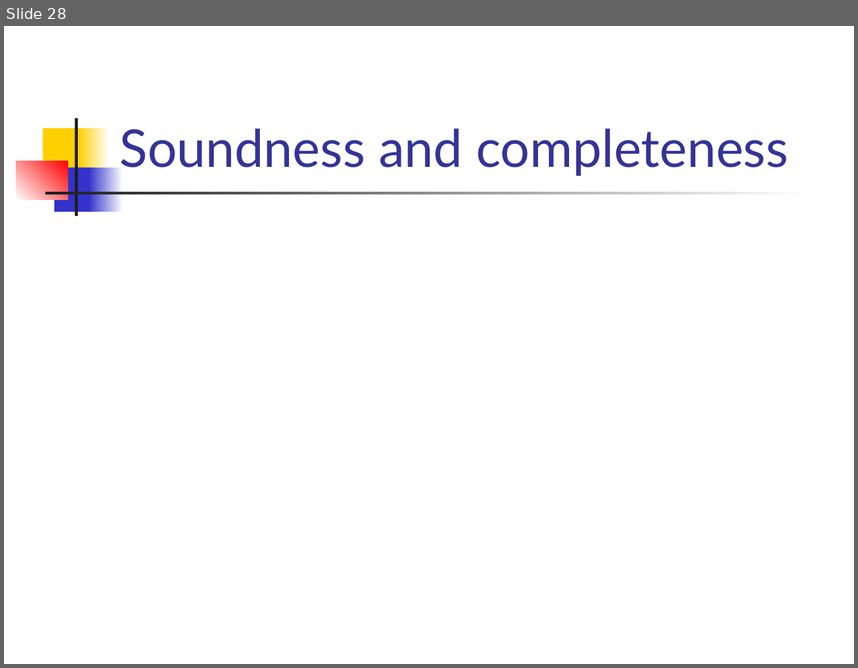
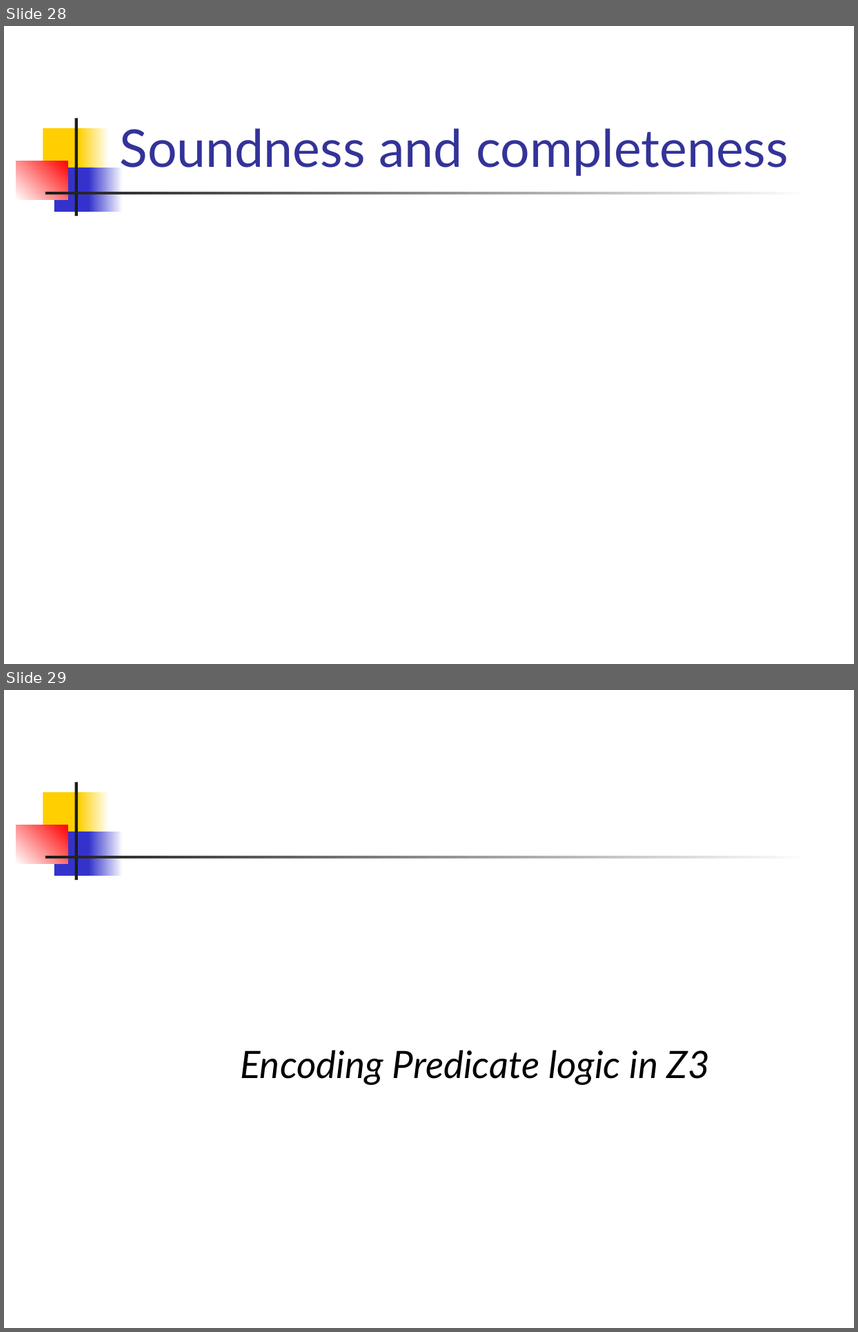
Before and after one commit to csslab-ustc/csslab-ustc.github.io, a slide deck: courses/theory/slides/lec08-predlogic.pptx. Shown one above the other, each under a label of ours: slide 28 before the commit, slides 28 and 29 after it. The pictures are 858x668 and 858x1332 pixels, drawn with LibreOffice and Linux fonts; fonts in the diff are those of the drawing; grey boxes stand for pictures. Boxes give left, top, right and bottom in pixels: in the first picture for what was removed or moved away, otherwise in the second. Text is boxed around its words. In the diff, an @@ line names an element or a change of style, - is before the commit and + after.

```diff
--- a/courses/theory/slides/lec08-predlogic.pptx
+++ b/courses/theory/slides/lec08-predlogic.pptx
@@ slide 29 added at <box>4,690,854,1328</box>, background #FFFFFF; not listed: 7 template elements that a slide beside it also shows @@
@@ text added at <box>240,1049,710,1085</box>, 32 pt, text #000000, italic @@
+Encoding Predicate logic in Z3
```
Also in this commit, not shown: 3 other slides added, 1 slide removed.
